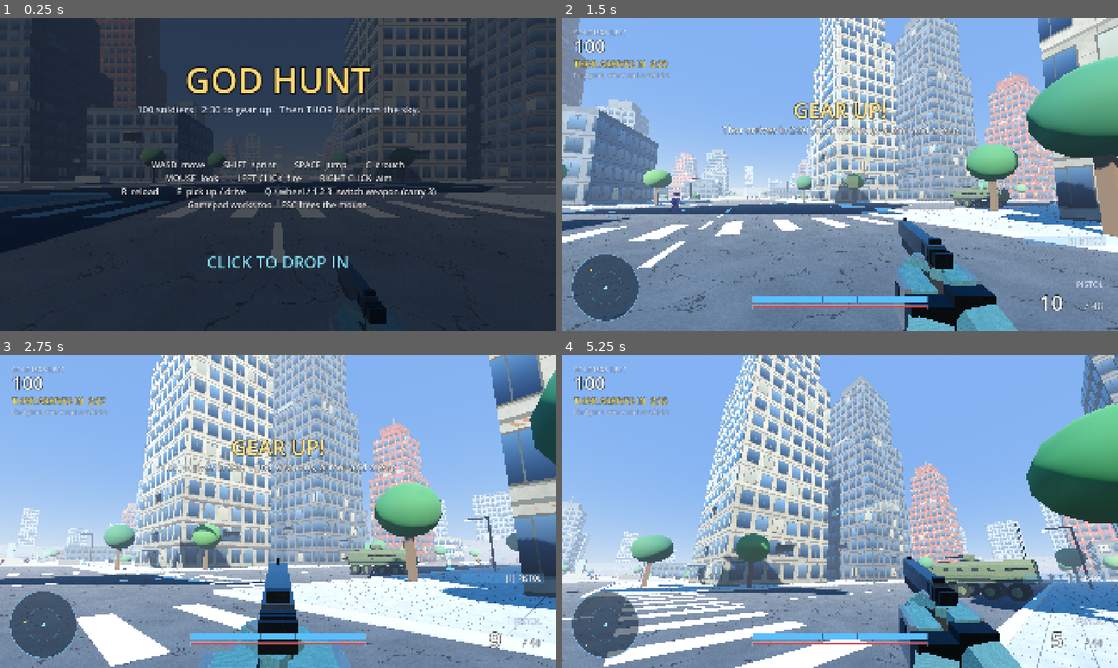
Above: before the commit, frames 1-4 (two rows, left to right).
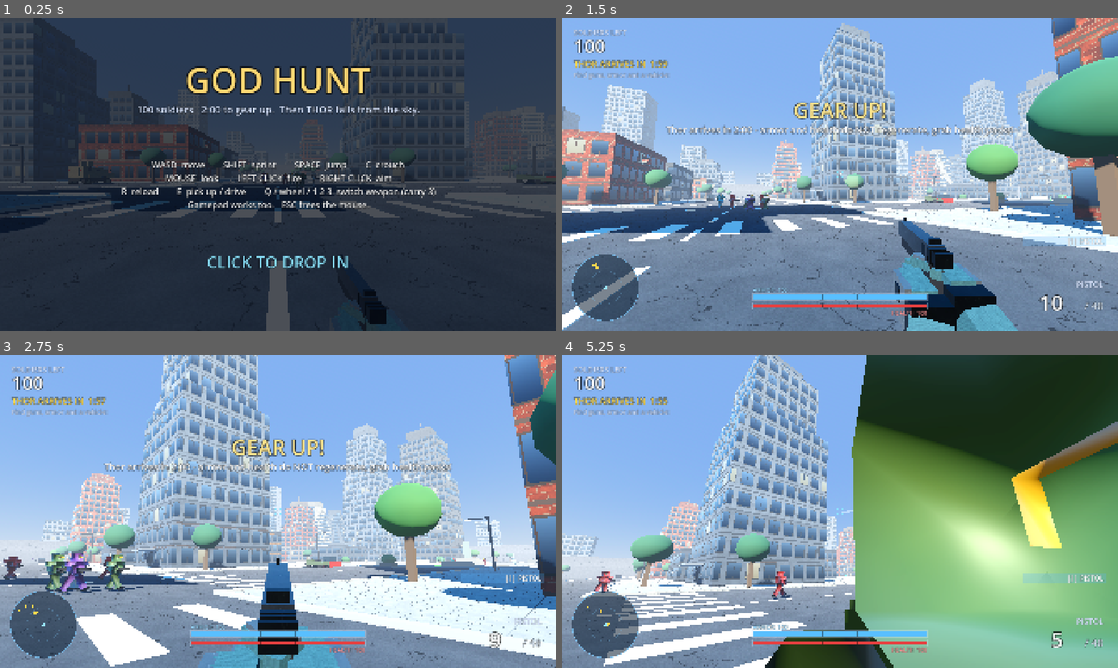
Above: after the commit, the same moments.

Repository: hotspotfufu/WRATH-
Game: Godot game, scene res://main.tscn
Two runs of this game, one before a commit and one after it. Both use one fixed random seed, a clock stepped at 60 frames per second and the inputs below.
Inputs (mouse positions are in pixels of both pictures, inside the frame that each line leads up to):
- Up to frame 1 (0.25 s): no input
- Up to frame 2 (1.5 s): tap Enter at 0.5 s; move the mouse to (962, 158) at 0.52 s; hold Right 0.53-1.28 s; hold Right mouse button (aim) 0.53-1.28 s; click (962, 158) at 0.67 s; tap Space (jump) at 0.77 s; tap E (use) at 0.8, 1.35 s; move the mouse to (812, 174) at 1.27 s; hold Up from 1.28 s (still down); click (812, 174) at 1.42 s
- Up to frame 3 (2.75 s): keep holding Up; tap Space (jump) at 1.52 s; right-click (250, 511) at 1.55 s; move the mouse to (289, 505) at 2.02 s; hold Right mouse button (aim) from 2.03 s (still down); click (289, 505) at 2.17 s; tap E (use) at 2.3 s
- Up to frame 4 (5.25 s): keep holding Up; move the mouse to (834, 517) at 2.77 s; release Right mouse button (aim) at 2.78 s; tap C (crouch) at 2.85 s; click (834, 517) at 2.92 s; tap Space (jump) at 3.02, 3.77, 4.52 s; right-click (834, 517) at 3.05 s; move the mouse to (878, 514) at 3.52 s; press the mouse at (878, 514) at 3.53 s; tap E (use) at 3.8 s; move the mouse to (795, 508) at 4.27 s; release the mouse at (795, 508) at 4.28 s; tap S (move_b) at 4.35 s; click (795, 508) at 4.42 s; right-click (795, 508) at 4.55 s; move the mouse to (845, 511) at 5.02 s; hold E (use) from 5.03 s (still down); tap W (move_f) at 5.1 s; click (845, 511) at 5.17 s

The runs differ from the first frame. In frame 1, 12% of the frame differs, in the area x 0-100%, y 0-100%; in frame 2, 35%; in frame 3, 38%; in frame 4, 69%.

Commit message:
Add files via upload

Diff:
--- a/scripts/game.gd
+++ b/scripts/game.gd
@@ -1,12 +1,12 @@
 extends Node3D
 ## Runs a match of GOD HUNT:
-##   1. LOOT (2:30) - 100 soldiers drop into the city and grab weapons, armor, jeeps
+##   1. LOOT (2:00) - 100 soldiers drop into the city and grab weapons, armor, jeeps
 ##   2. STORM - the sky darkens, thunder rolls
 ##   3. BOSS - Thor crashes down and tries to wipe everyone out
 ##   4. Kill Thor -> his hammer drops. Pick it up to claim Mjolnir.
 
 const CityScript := preload("res://scripts/city.gd")
-const LOOT_TIME := 150.0
+const LOOT_TIME := 120.0
 const SOLDIERS := 99            # plus you = 100
 const MAX_JEEPS := 10
 
@@ -88,16 +88,16 @@
 	var pts: Array[Vector3] = city.get("loot_points")
 	pts.shuffle()
 	var scene: Script = load("res://scripts/loot.gd")
-	var count := mini(pts.size(), 420)
+	var count := mini(pts.size(), 480)
 	for i in count:
 		var l: Area3D = scene.new()
 		var r := _rng.randf()
-		if r < 0.72:
+		if r < 0.6:
 			l.set("kind", "weapon")
 			l.set("id", Weapons.LOOT_TABLE[_rng.randi() % Weapons.LOOT_TABLE.size()])
+		elif r < 0.68:
+			l.set("kind", "ammo")
 		elif r < 0.82:
-			l.set("kind", "ammo")
-		elif r < 0.91:
 			l.set("kind", "armor")
 		else:
 			l.set("kind", "health")
@@ -164,7 +164,7 @@
 		phase = "loot"
 		hud.set("start_screen", false)
 		Input.mouse_mode = Input.MOUSE_MODE_CAPTURED
-		hud.call("banner", "GEAR UP!", "Thor arrives in 2:30 - find weapons, armor and a jeep", 4.0)
+		hud.call("banner", "GEAR UP!", "Thor arrives in 2:00 - armor and health do NOT regenerate, grab health packs!", 4.0)
 		get_viewport().set_input_as_handled()
 	elif phase in ["won_end", "lost"] and _spectate_t > 1.5:
 		if (event is InputEventKey and (event as InputEventKey).keycode == KEY_ENTER) or (event is InputEventMouseButton and (event as InputEventMouseButton).pressed) or (event is InputEventJoypadButton and (event as InputEventJoypadButton).pressed):
--- a/scripts/hud.gd
+++ b/scripts/hud.gd
@@ -171,16 +171,19 @@
 
 func _draw_player(p: Node, sz: Vector2) -> void:
 	var cx := sz.x * 0.5
-	# shield (big, blue) and health (thin, red) at the top, Halo style
+	# ARMOR (blue) on top, HEALTH (red) underneath. Neither one regenerates.
 	var shield := float(p.get("shield"))
 	var max_shield := float(p.get("max_shield"))
 	var health := float(p.get("health"))
-	var sr := Rect2(cx - 300, sz.y - 120, 600, 22)
-	var low := shield < 1.0
-	_bar(sr, shield / max_shield, Color(0.35, 0.75, 1.0) if not low else Color(0.9, 0.2, 0.2, 0.5 + 0.5 * sin(_time * 12.0)), Color(0, 0, 0, 0.5), 10)
-	_bar(Rect2(cx - 300, sz.y - 88, 600, 10), health / 100.0, Color(0.9, 0.25, 0.25))
-	if max_shield > 100.0:
-		_text("ARMOR", Vector2(cx + 310, sz.y - 102), 20, Color(0.5, 0.8, 1.0))
+	var sr := Rect2(cx - 300, sz.y - 128, 600, 20)
+	_bar(sr, shield / max_shield, Color(0.35, 0.75, 1.0), Color(0, 0, 0, 0.5), 10)
+	_text("ARMOR  %d" % int(shield), Vector2(cx - 300, sz.y - 134), 20, Color(0.6, 0.85, 1.0))
+	var low := health < 35.0
+	var hcol := Color(0.9, 0.25, 0.25) if not low else Color(1.0, 0.2, 0.2, 0.55 + 0.45 * sin(_time * 10.0))
+	_bar(Rect2(cx - 300, sz.y - 94, 600, 16), health / float(p.get("max_health")), hcol, Color(0, 0, 0, 0.5), 10)
+	_text("HEALTH  %d" % int(health), Vector2(cx + 300, sz.y - 54), 20, Color(1.0, 0.6, 0.6), HORIZONTAL_ALIGNMENT_RIGHT)
+	if shield < 1.0:
+		_text("ARMOR BROKEN - find armor" if not low else "LOW HEALTH - find a health pack!", Vector2(cx, sz.y - 165), 24, hcol if low else Color(0.6, 0.85, 1.0), HORIZONTAL_ALIGNMENT_CENTER)
 
 	var in_v: Node = p.get("in_vehicle")
 	if in_v:
@@ -308,7 +311,7 @@
 	var cx := sz.x * 0.5
 	_c.draw_rect(Rect2(Vector2.ZERO, sz), Color(0.02, 0.04, 0.08, 0.72))
 	_text("GOD HUNT", Vector2(cx, sz.y * 0.24), 120, Color(1.0, 0.85, 0.45), HORIZONTAL_ALIGNMENT_CENTER)
-	_text("100 soldiers.  2:30 to gear up.  Then THOR falls from the sky.", Vector2(cx, sz.y * 0.24 + 70), 34, Color(0.85, 0.9, 1.0), HORIZONTAL_ALIGNMENT_CENTER)
+	_text("100 soldiers.  2:00 to gear up.  Then THOR falls from the sky.", Vector2(cx, sz.y * 0.24 + 70), 34, Color(0.85, 0.9, 1.0), HORIZONTAL_ALIGNMENT_CENTER)
 	var lines := [
 		"WASD  move        SHIFT  sprint        SPACE  jump        C  crouch",
 		"MOUSE  look        LEFT CLICK  fire        RIGHT CLICK  aim",
--- a/scripts/thor.gd
+++ b/scripts/thor.gd
@@ -15,10 +15,10 @@
 ## Thor has 3 health bars. Each bar is a full god's worth of health:
 ## bar 3 = blue, bar 2 = purple, bar 1 = gold. Breaking a bar makes him stronger.
 const BARS := 3
-const BAR_HP := 20000.0
+const BAR_HP := 8000.0
 var max_hp := BAR_HP * BARS
 var hp := BAR_HP * BARS
-var damage_taken := 0.4           ## Thor only takes 40% of incoming damage
+var damage_taken := 0.35          ## Thor only takes 35% of incoming damage
 var _phase_shield := 0.0          ## brief invulnerability when a bar breaks
 var dead := false
 var city: Node = null
@@ -26,7 +26,8 @@
 var _s := S.FALL
 var _t := 0.0
 var _target: Node3D = null
-var _cd := {"throw": 2.0, "smash": 6.0, "lightning": 5.0, "stomp": 0.0, "leap": 8.0}
+var _cd := {"throw": 1.0, "smash": 3.0, "lightning": 2.0, "stomp": 0.0, "leap": 6.0}
+var _storm_t := 2.0              ## the storm around Thor drops lightning on its own
 var _hammer_out := false
 var _enraged := false
 var _rage_level := 0             ## 0, 1, 2: rises with each broken health bar
@@ -173,6 +174,11 @@
 	for k in _cd:
 		_cd[k] -= delta * (1.0 + 0.45 * _rage_level)
 	_phase_shield = maxf(0.0, _phase_shield - delta)
+	if _s != S.FALL and _s != S.DEAD:
+		_storm_t -= delta * (1.0 + 0.6 * _rage_level)
+		if _storm_t <= 0.0:
+			_storm_t = randf_range(0.8, 1.4)
+			_storm_bolt()
 	_flash = maxf(0.0, _flash - delta * 5.0)
 	match _s:
 		S.FALL:
@@ -189,7 +195,7 @@
 			velocity.x = 0
 			velocity.z = 0
 			_gravity(delta)
-			if _t > maxf(0.15, 0.6 - 0.2 * _rage_level):
+			if _t > maxf(0.1, 0.3 - 0.1 * _rage_level):
 				_choose()
 		S.WALK:
 			_walk_toward(delta)
@@ -262,21 +268,55 @@
 	var tp := _target.global_position
 	var dist := Vector2(tp.x - global_position.x, tp.z - global_position.z).length()
 	_face(tp)
-	var near := _count_near(8.0)
+	var near := _count_near(9.0)
+	var hideout := _busiest_building(80.0)
 	if near >= 2 and _cd["stomp"] <= 0.0:
 		_go(S.STOMP)
-	elif city and _cd["smash"] <= 0.0 and city.call("building_at", tp, 1.5) >= 0 and dist < 70.0:
-		_smash_index = city.call("building_at", tp, 1.5)
+	elif city and _cd["smash"] <= 0.0 and hideout >= 0:
+		_smash_index = hideout                      # soldiers hiding inside? bring it down
 		_go(S.SMASH)
-	elif dist > 70.0 and _cd["leap"] <= 0.0:
+	elif not _hammer_out and _cd["throw"] <= 0.0 and dist < 90.0:
+		_go(S.THROW)
+	elif _cd["lightning"] <= 0.0 and dist < 80.0:
+		_go(S.LIGHTNING)
+	elif dist > 60.0 and _cd["leap"] <= 0.0:
 		_leap_to = tp + Vector3(randf_range(-6, 6), 0, randf_range(-6, 6))
 		_go(S.LEAP)
-	elif _cd["lightning"] <= 0.0 and dist < 60.0:
-		_go(S.LIGHTNING)
-	elif not _hammer_out and _cd["throw"] <= 0.0 and dist > 6.0 and dist < 80.0:
-		_go(S.THROW)
 	else:
 		_go(S.WALK)
+
+
+## the building (within range) with the most fighters in or on it
+func _busiest_building(max_dist: float) -> int:
+	if city == null:
+		return -1
+	var counts := {}
+	for f in get_tree().get_nodes_in_group("fighters"):
+		var fp := (f as Node3D).global_position
+		if fp.distance_to(global_position) > max_dist:
+			continue
+		var i: int = city.call("building_at", fp, 1.0)
+		if i >= 0:
+			counts[i] = counts.get(i, 0) + (3 if f.is_in_group("player") else 1)
+	var best := -1
+	var bc := 0
+	for i in counts:
+		if counts[i] > bc:
+			bc = counts[i]
+			best = i
+	return best
+
+
+## a random bolt from the storm, aimed at someone near Thor (with a warning circle)
+func _storm_bolt() -> void:
+	var fighters := get_tree().get_nodes_in_group("fighters")
+	if fighters.is_empty():
+		return
+	for k in 4:
+		var f: Node3D = fighters[randi() % fighters.size()]
+		if f.global_position.distance_to(global_position) < 110.0:
+			_add_strike(f.global_position + Vector3(randf_range(-2, 2), 0, randf_range(-2, 2)))
+			return
 
 
 func _face(p: Vector3) -> void:
@@ -343,7 +383,7 @@
 	if not _did:
 		_did = true
 		_pose(0.0, -0.3, -1.4, 0.15)
-		_cd["throw"] = 3.0
+		_cd["throw"] = 1.4
 		var lead := Vector3.ZERO
 		if _target is CharacterBody3D:
 			lead = (_target as CharacterBody3D).velocity * 0.4
@@ -353,48 +393,76 @@
 		_go(S.IDLE)
 
 
+## Mjolnir flies at the target, explodes, then ricochets to more targets
+## (smashing every building it slams into) before flying back to Thor's hand.
 func _throw_hammer(at: Vector3) -> void:
 	_hammer_out = true
 	_hammer_hand.visible = false
-	var start := _hammer_hand.global_position
 	var model := Node3D.new()
 	get_parent().add_child(model)
-	model.global_position = start
+	model.global_position = _hammer_hand.global_position
 	_build_hammer(model, H / 7.0)
 	var glow := OmniLight3D.new()
 	glow.light_color = Color(0.6, 0.8, 1.0)
-	glow.light_energy = 3.0
-	glow.omni_range = 10.0
+	glow.light_energy = 4.0
+	glow.omni_range = 14.0
 	model.add_child(glow)
-	# stop at the first wall in the way, and smash that building
-	var hit := get_world_3d().direct_space_state.intersect_ray(PhysicsRayQueryParameters3D.create(start, at + (at - start).normalized() * 3.0, 1 | 32))
-	var end := at
-	var smash_i := -1
-	if not hit.is_empty():
-		end = hit["position"]
-		if city:
-			smash_i = city.call("building_at", end, 1.0)
-	var t := start.distance_to(end) / 55.0
-	var on_hit := func():
-		_boom(end, 5.0, 85.0)
+	_hammer_flight(model, at, 2 + _rage_level)
+
+
+func _hammer_flight(model: Node3D, first: Vector3, bounces: int) -> void:
+	var space := get_world_3d().direct_space_state
+	var target := first
+	var visited: Array = []
+	for hop in bounces + 1:
+		var start := model.global_position
+		var hit := space.intersect_ray(PhysicsRayQueryParameters3D.create(start, target + (target - start).normalized() * 3.0, 1 | 32))
+		var end := target
+		var smash_i := -1
+		if not hit.is_empty():
+			end = hit["position"]
+			if city:
+				smash_i = city.call("building_at", end, 1.0)
+		var t := 0.0
+		var dur := maxf(0.15, start.distance_to(end) / 60.0)
+		while t < dur:
+			await get_tree().process_frame
+			if not is_instance_valid(model):
+				return
+			t += get_process_delta_time()
+			model.global_position = start.lerp(end, minf(1.0, t / dur))
+			model.rotation.x -= 0.5
+		_boom(end, 7.0, 120.0, true)
+		FX.lightning(get_parent(), end + Vector3(randf_range(-3, 3), 45, randf_range(-3, 3)), end)
 		if smash_i >= 0:
 			city.call("smash", smash_i, end, self)
-	var fly_back := func(k: float):
-		if is_instance_valid(self) and is_instance_valid(model):
-			model.global_position = end.lerp(_hammer_hand.global_position, k)
-			model.rotation.x += 0.4
-	var caught := func():
-		model.queue_free()
-		if is_instance_valid(self):
-			_hammer_out = false
-			_hammer_hand.visible = not dead
-	var tw := model.create_tween()
-	tw.tween_property(model, "global_position", end, t)
-	tw.parallel().tween_property(model, "rotation:x", -TAU * 4.0 * t, t)
-	tw.tween_callback(on_hit)
-	tw.tween_interval(0.25)
-	tw.tween_method(fly_back, 0.0, 1.0, maxf(0.5, t))
-	tw.tween_callback(caught)
+		# pick the next victim close to where it landed
+		var next: Node3D = null
+		var bd := 45.0
+		for f in get_tree().get_nodes_in_group("fighters"):
+			var d := (f as Node3D).global_position.distance_to(end)
+			if d > 4.0 and d < bd and not (f in visited):
+				bd = d
+				next = f
+		if next == null:
+			break
+		visited.append(next)
+		target = next.global_position + Vector3(0, 0.8, 0)
+	# fly home
+	var from := model.global_position
+	var k := 0.0
+	while k < 1.0:
+		await get_tree().process_frame
+		if not is_instance_valid(model):
+			return
+		k += get_process_delta_time() / 0.7
+		if is_instance_valid(self) and not dead:
+			model.global_position = from.lerp(_hammer_hand.global_position, minf(1.0, k))
+		model.rotation.x += 0.4
+	model.queue_free()
+	if is_instance_valid(self):
+		_hammer_out = false
+		_hammer_hand.visible = not dead
 
 
 func _do_leap(delta: float) -> void:
@@ -408,7 +476,7 @@
 	global_position = p
 	_pose(0.6, -2.8, -2.8, -0.2)
 	if k >= 1.0:
-		_cd["leap"] = 10.0
+		_cd["leap"] = 7.0
 		_shockwave(global_position, 12.0, 70.0)
 		_go(S.IDLE)
 		_gravity(delta)
@@ -441,7 +509,7 @@
 		_pose(0.0, -0.4, -0.2, 0.5)
 		city.call("smash", _smash_index, global_position, self)
 		_shockwave(global_position, 10.0, 60.0)
-		_cd["smash"] = 9.0
+		_cd["smash"] = 4.0
 	if _t > 1.9:
 		_go(S.IDLE)
 
@@ -451,17 +519,17 @@
 	_pose(0.0, -0.2, -3.0, -0.1)           # hammer to the sky
 	if not _did:
 		_did = true
-		_cd["lightning"] = 7.0
+		_cd["lightning"] = 3.5
 		_voice.stream = Sounds.thunder()
 		_voice.play()
 		var fighters := get_tree().get_nodes_in_group("fighters")
 		fighters.shuffle()
-		var n := 3 + 2 * _rage_level
+		var n := 7 + 4 * _rage_level
 		for f in fighters:
 			if n <= 0:
 				break
 			var fp := (f as Node3D).global_position
-			if fp.distance_to(global_position) < 70.0:
+			if fp.distance_to(global_position) < 95.0:
 				_add_strike(fp)
 				n -= 1
 	if _t > 1.4:
@@ -476,8 +544,8 @@
 	if not _did:
 		_did = true
 		_pose(0.0, 0.3, 0.3, 0.2)
-		_cd["stomp"] = 4.0
-		_shockwave(global_position, 11.0, 45.0)
+		_cd["stomp"] = 3.0
+		_shockwave(global_position, 13.0, 65.0)
 	if _t > 1.0:
 		_go(S.IDLE)
 
@@ -507,7 +575,12 @@
 			var p: Vector3 = s["pos"]
 			FX.lightning(get_parent(), p + Vector3(randf_range(-4, 4), 60, randf_range(-4, 4)), p)
 			Sounds.play(get_parent(), Sounds.thunder(), p, 4.0)
-			_boom(p, 4.0, 75.0)
+			_boom(p, 4.5, 95.0)
+			# bolts that land on a building can bring it down
+			if city and randf() < 0.3:
+				var bi: int = city.call("building_at", p, 1.5)
+				if bi >= 0:
+					city.call("smash", bi, p, self)
 			ring.queue_free()
 			_strikes.erase(s)
 
